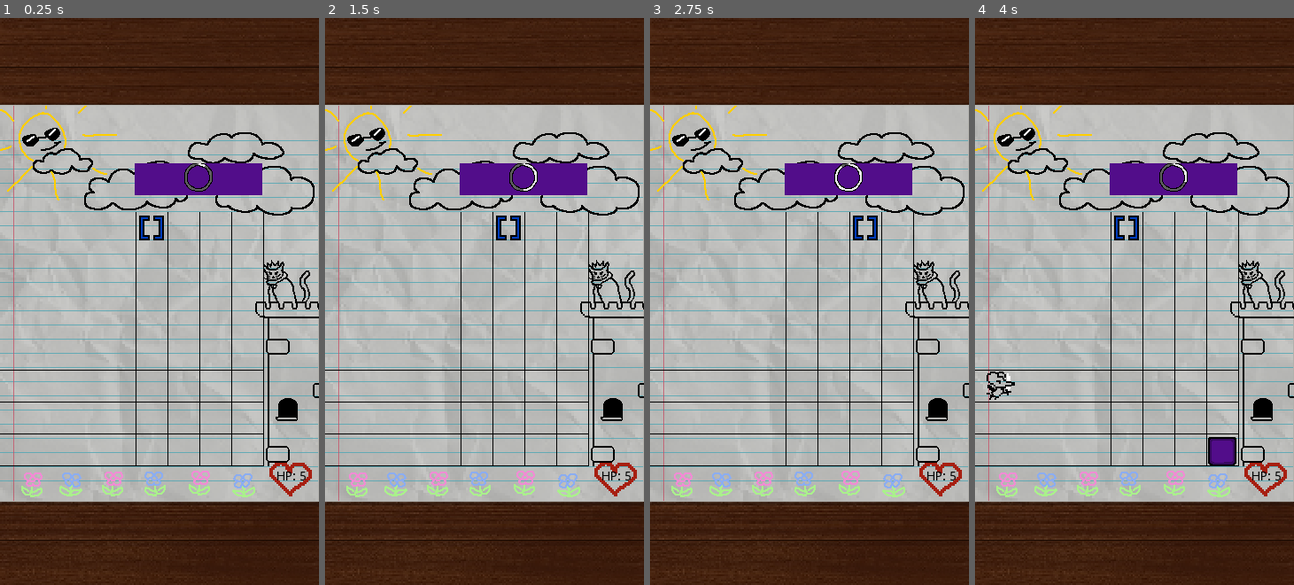
Above: before the commit, frames 1-4 (left to right).
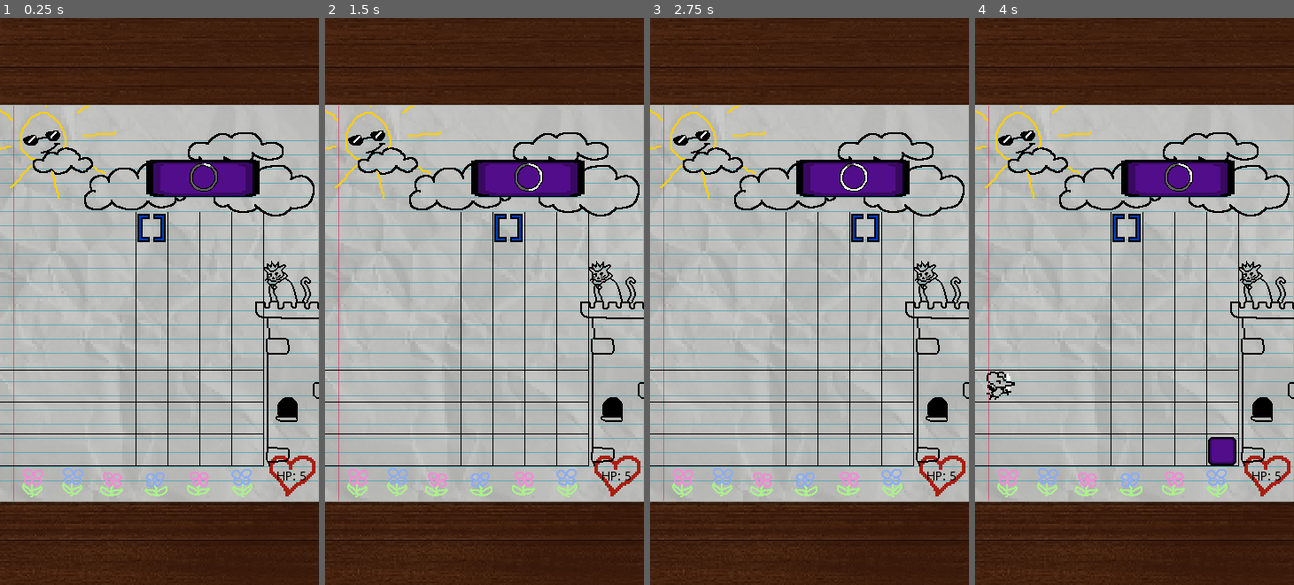
Above: after the commit, the same moments.

Repository: Sleeping-Robot-Games/Doodle-Defense
Game: Godot game, scene res://scenes/Game.tscn
Two runs of this game, one before a commit and one after it. Both use one fixed random seed, a clock stepped at 60 frames per second and the inputs below.
Inputs (mouse positions are in pixels of both pictures, inside the frame that each line leads up to):
- Up to frame 1 (0.25 s): no input
- Up to frame 2 (1.5 s): click (478, 341) at 0.5 s; click (506, 341) at 1.25 s
- Up to frame 3 (2.75 s): click (866, 341) at 2 s
- Up to frame 4 (4 s): click (1223, 341) at 2.75 s; click (1128, 341) at 3.5 s

The runs differ from the first frame. In frame 1, 4.3% of the frame differs, in the area x 0-100%, y 15-85%; in frame 2, 4.3%; in frame 3, 4.3%; in frame 4, 4.4%.

Commit message:
Not much useful

Diff:
--- a/scenes/Block.tscn
+++ b/scenes/Block.tscn
@@ -24,7 +24,7 @@
 resource_name = "shatter"
 length = 0.5
 tracks/0/type = "value"
-tracks/0/path = NodePath("Sprite:frame")
+tracks/0/path = NodePath(".:frame")
 tracks/0/interp = 1
 tracks/0/loop_wrap = true
 tracks/0/imported = false
@@ -47,19 +47,18 @@
 [node name="Block" type="Node2D" groups=["blocks"]]
 script = ExtResource( 2 )
 
-[node name="Sprite2" type="Sprite" parent="."]
+[node name="Shatter" type="Sprite" parent="."]
 visible = false
 texture = ExtResource( 4 )
 hframes = 4
 vframes = 2
 
-[node name="AnimationPlayer" type="AnimationPlayer" parent="Sprite2"]
+[node name="AnimationPlayer" type="AnimationPlayer" parent="Shatter"]
 anims/RESET = SubResource( 2 )
 anims/shatter = SubResource( 3 )
 
 [node name="Sprite" type="AnimatedSprite" parent="."]
 frames = SubResource( 1 )
-frame = 1
 playing = true
 
 [node name="Tween" type="Tween" parent="."]
@@ -68,4 +67,5 @@
 wait_time = 0.2
 one_shot = true
 
+[connection signal="animation_finished" from="Shatter/AnimationPlayer" to="." method="_on_AnimationPlayer_animation_finished"]
 [connection signal="timeout" from="AttackedTimer" to="." method="_on_AttackedTimer_timeout"]
--- a/scenes/Enemy.tscn
+++ b/scenes/Enemy.tscn
@@ -105,5 +105,9 @@
 
 [node name="Tween" type="Tween" parent="."]
 
+[node name="Unfreeze" type="Timer" parent="."]
+one_shot = true
+
 [connection signal="animation_finished" from="Sprite/AnimationPlayer" to="." method="_on_AnimationPlayer_animation_finished"]
 [connection signal="timeout" from="SquishTimer" to="." method="_on_SquishTimer_timeout"]
+[connection signal="timeout" from="Unfreeze" to="." method="_on_Unfreeze_timeout"]
--- a/scenes/Game.tscn
+++ b/scenes/Game.tscn
@@ -23,6 +23,7 @@
 [ext_resource path="res://assets/tower_002.png" type="Texture" id=21]
 [ext_resource path="res://assets/sun_002.png" type="Texture" id=22]
 [ext_resource path="res://assets/sun_001.png" type="Texture" id=23]
+[ext_resource path="res://scenes/Block.tscn" type="PackedScene" id=24]
 
 [sub_resource type="SpriteFrames" id=1]
 animations = [ {
@@ -133,81 +134,75 @@
 [node name="Doodles" type="AnimatedSprite" parent="Background"]
 position = Vector2( -144, 205 )
 frames = SubResource( 1 )
-frame = 1
 playing = true
 
 [node name="Flower2" type="AnimatedSprite" parent="Background/Doodles"]
 position = Vector2( 45, -1 )
 frames = SubResource( 2 )
-frame = 1
 playing = true
 
 [node name="Flower6" type="AnimatedSprite" parent="Background/Doodles"]
 position = Vector2( 238, 0 )
 frames = SubResource( 2 )
-frame = 1
 playing = true
 flip_h = true
 
 [node name="Flower3" type="AnimatedSprite" parent="Background/Doodles"]
 position = Vector2( 91, -1 )
 frames = SubResource( 3 )
+frame = 1
 playing = true
 
 [node name="Flower4" type="AnimatedSprite" parent="Background/Doodles"]
 position = Vector2( 139, -1 )
 frames = SubResource( 4 )
+frame = 1
 playing = true
 flip_h = true
 
 [node name="Flower5" type="AnimatedSprite" parent="Background/Doodles"]
 position = Vector2( 189, -2 )
 frames = SubResource( 5 )
+frame = 1
 playing = true
 
 [node name="Heart" type="AnimatedSprite" parent="Background/Doodles"]
 position = Vector2( 294, -13 )
 scale = Vector2( 2, 2 )
 frames = SubResource( 6 )
-frame = 2
+frame = 1
 playing = true
 
 [node name="Clouds" type="AnimatedSprite" parent="Background/Doodles"]
 position = Vector2( 144, -347 )
 frames = SubResource( 9 )
-frame = 1
 playing = true
 
 [node name="Sun" type="AnimatedSprite" parent="Background/Doodles"]
 position = Vector2( 25, -383 )
 frames = SubResource( 11 )
+frame = 1
 playing = true
 
 [node name="Cat" type="AnimatedSprite" parent="Background"]
 position = Vector2( 146, -30 )
 frames = SubResource( 7 )
+frame = 1
 playing = true
 
 [node name="Tower" type="AnimatedSprite" parent="Background"]
 position = Vector2( 148, 93 )
 frames = SubResource( 8 )
-frame = 1
-playing = true
-
-[node name="IncomingBlockColor" type="ColorRect" parent="."]
-margin_left = 152.0
+playing = true
+
+[node name="IncomingBlock" parent="." instance=ExtResource( 24 )]
+position = Vector2( 229, 181 )
+scale = Vector2( 4, 1.3 )
+
+[node name="BlockProgress" type="TextureProgress" parent="."]
+margin_left = 214.0
 margin_top = 164.0
-margin_right = 296.0
-margin_bottom = 200.0
-color = Color( 0.321569, 0.0509804, 0.541176, 1 )
-__meta__ = {
-"_edit_use_anchors_": false
-}
-
-[node name="BlockProgress" type="TextureProgress" parent="."]
-margin_left = 208.0
-margin_top = 164.0
-margin_right = 272.0
+margin_right = 278.0
 margin_bottom = 228.0
 rect_scale = Vector2( 0.5, 0.5 )
 texture_under = ExtResource( 3 )
@@ -237,6 +232,7 @@
 position = Vector2( 171, 237 )
 scale = Vector2( 2, 2 )
 frames = SubResource( 10 )
+frame = 1
 playing = true
 
 [node name="Blocks" type="Node2D" parent="."]
--- a/scripts/Block.gd
+++ b/scripts/Block.gd
@@ -5,6 +5,7 @@
 
 func set_color(color):
 	$Sprite.modulate = color
+	$Shatter.modulate = color
 
 func drop(rows):
 	var start = global_position.y
@@ -28,5 +29,14 @@
 	boom()
 
 func boom():
-	# TODO: play animation
-	queue_free()
+	play_shatter_animation()
+
+func play_shatter_animation():
+	$Sprite.visible = false
+	$Shatter.visible = true
+	$Shatter/AnimationPlayer.play("shatter")
+
+
+func _on_AnimationPlayer_animation_finished(anim_name):
+	if anim_name == 'shatter':
+		queue_free()
--- a/scripts/Enemy.gd
+++ b/scripts/Enemy.gd
@@ -3,10 +3,13 @@
 var queued_boom = false
 var flyer = false
 var type = ""
+var frozen = true
 
 func _ready():
 	type = 'air' if flyer else 'ground'
 	play_move_animation()
+	$Unfreeze.wait_time = get_parent().get_parent().SPAWN_TIME / 2
+	$Unfreeze.start()
 
 func slide_right(columns = 1):
 	var start = global_position.x
@@ -36,3 +39,7 @@
 func _on_AnimationPlayer_animation_finished(anim_name):
 	if 'Hit' in anim_name:
 		play_move_animation()
+
+
+func _on_Unfreeze_timeout():
+	frozen = false
--- a/scripts/Game.gd
+++ b/scripts/Game.gd
@@ -48,14 +48,15 @@
 func next_color():
 	random.randomize()
 	spawn_color = random.randi_range(0, colors.size() - 1)
-	$IncomingBlockColor.color = colors[spawn_color]
+	$IncomingBlock.set_color(colors[spawn_color])
 	$BlockProgress/Tween1.interpolate_property($BlockProgress, 'value', 0, 50, SPAWN_TIME / 2, Tween.TRANS_LINEAR, Tween.EASE_IN_OUT)
 	$BlockProgress/Tween1.start()
+	# enemy_phase()
 
 func _on_BlockProgressTween1_tween_all_completed():
-	enemy_phase()
 	$BlockProgress/Tween2.interpolate_property($BlockProgress, 'value', 50, 100, SPAWN_TIME / 2, Tween.TRANS_LINEAR, Tween.EASE_IN_OUT)
 	$BlockProgress/Tween2.start()
+	enemy_phase()
 
 func _on_BlockProgressTween2_tween_all_completed():
 	spawn_enemy()
@@ -101,6 +102,7 @@
 	var row_combo_cells = []
 	var col_combo_cells = []
 	var diag_combo_cells = []
+
 	# horizontal combo pass
 	for x in range(0, grid.size()):
 		var prev_color = 0
@@ -138,7 +140,6 @@
 			else:
 				buffer = []
 				prev_color = cur_color
-	# TODO: diagonal
 
 	# combine combo cells into one array
 	for cell in row_combo_cells:
@@ -193,6 +194,7 @@
 	for x in range(7, 3, -1):
 		for y in range(7, -1, -1):
 			if grid[x][y] == -1:
+				print('destroying nearest enemy')
 				node_refs[x][y].boom()
 				node_refs[x][y] = null
 				grid[x][y] = 0
@@ -237,9 +239,11 @@
 			if grid[x][y] == 0 and grid[x][y-1] == -1 \
 				and not enemies_that_attacked.has(Vector2(x,y-1)) \
 				and not enemies_that_moved.has(Vector2(x,y-1)):
+					node_refs[x][y] = node_refs[x][y-1]
+#					if node_refs[x][y].frozen:
+#						break
 					grid[x][y] = -1
 					grid[x][y-1] = 0
-					node_refs[x][y] = node_refs[x][y-1]
 					node_refs[x][y].slide_right()
 					node_refs[x][y-1] = null
 					enemies_that_moved.append(Vector2(x,y))
@@ -256,7 +260,6 @@
 	if grid[i][0] == 0:
 		grid[i][0] = -1
 		var enemy = enemy_scene.instance()
-		print(i == 5 or i == 6)
 		enemy.flyer = i == 5 or i == 6
 		node_refs[i][0] = enemy
 		enemy.global_position = get_node('EnemySpawn'+str(i)).global_position
Not shown: 1 places in scenes/Game.tscn that only renumber resources
